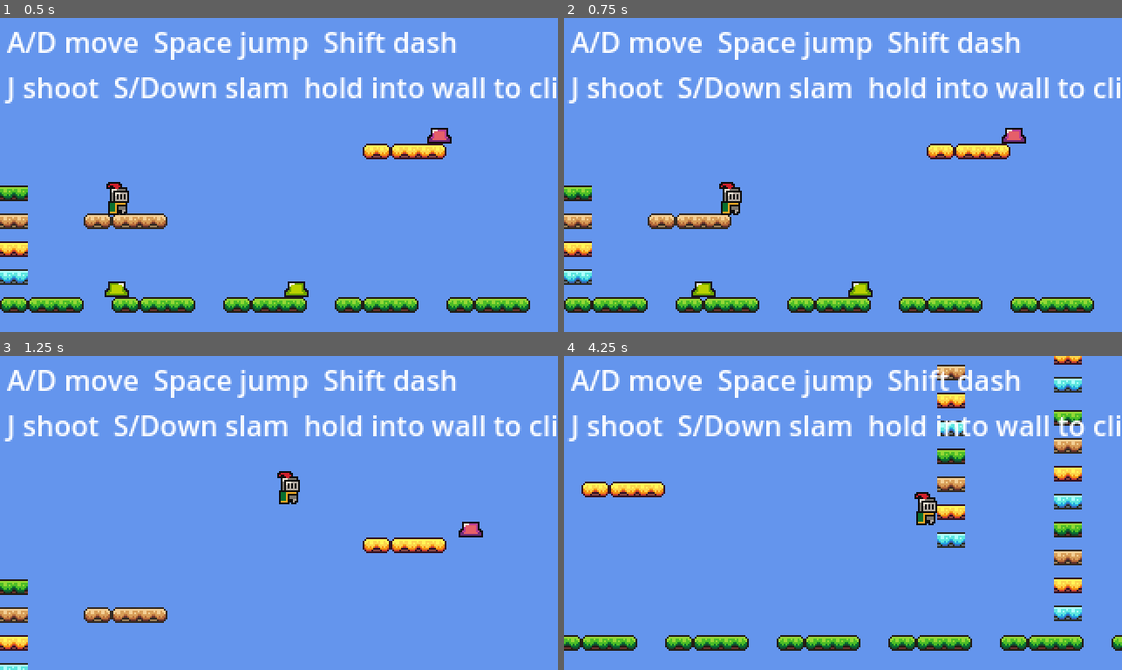
Above: before the commit, frames 1-4 (two rows, left to right).
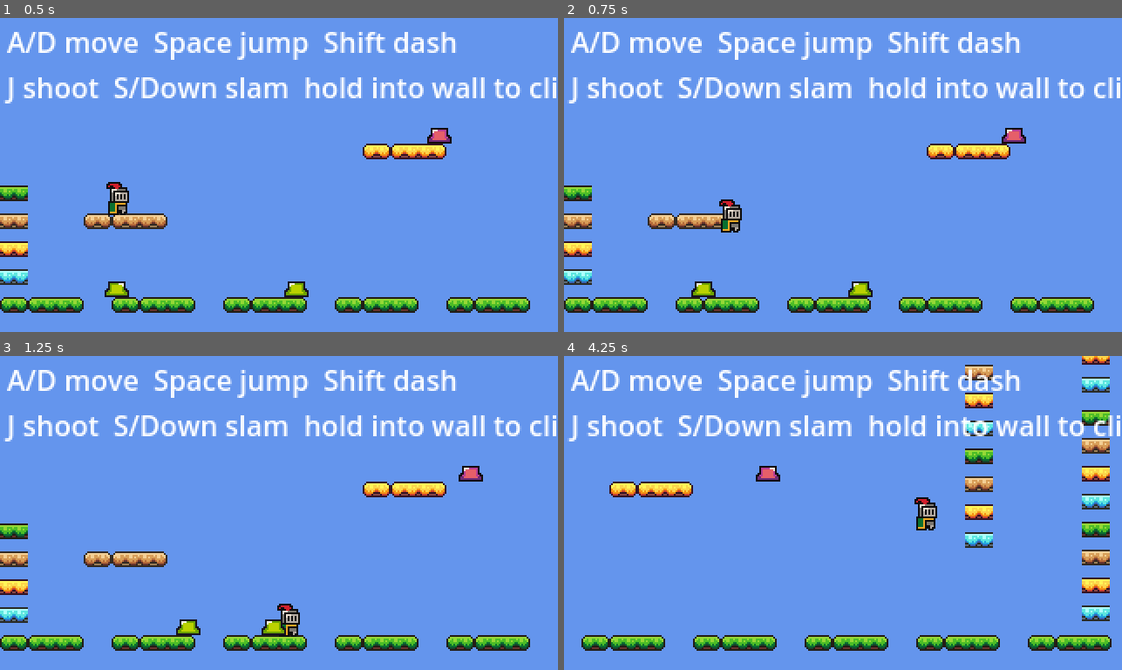
Above: after the commit, the same moments.

Repository: SolutionsByCarson/ScratchPad
Game: Godot game, scene res://scenes/main.tscn
The game is run twice, just before and just after one commit, with the same random seed, the same clock (stepped at 60 frames per second) and the same inputs.
Inputs:
- Up to frame 1 (0.5 s): no input
- Up to frame 2 (0.75 s): hold D (move_right) from 0.53 s (still down); tap S (slam) at 0.6 s
- Up to frame 3 (1.25 s): keep holding D (move_right); tap Space (jump) at 0.77 s
- Up to frame 4 (4.25 s): tap Shift (dash) at 1.35 s; tap Space (jump) at 1.52, 3.02, 3.77 s; tap S (slam) at 1.55, 2.3, 2.85, 3.6 s; release D (move_right) at 2.03 s; hold A (move_left) 2.03-2.78 s; tap J (shoot) at 2.1 s; hold D (move_right) from 2.78 s (still down)

Frame 1 is identical in both runs. In frame 2, 0.5% of the frame differs, in the area x 27-32%, y 52-69%; in frame 3, 8.7%; in frame 4, 12%, in the area x 0-100%, y 0-94%.

Commit message:
One-way platforms: jump up through, drop through with Down
Floating platforms (Platform1/2/4/5/6/7) now have one_way_collision=true
on their CollisionShape2D, so:
  - jumping upward passes through them
  - falling downward lands on them
  - they support standing/walking normally

Floor and walls keep one_way_collision=false (default), so the ground
remains solid and walls still block from both sides.

To drop through a platform you're standing on, press Down or S. The
player nudges 2px down past the one-way collision boundary; gravity
takes over and they fall through. Slam still triggers normally on
just-pressed-while-airborne, so dropping through then re-pressing
Down chains a slam in mid-air.

Detection is via _is_on_one_way_platform(): walks slide collisions for
floor-normal contacts (n.y < -0.7) and checks if the collider's
CollisionShape2D has one_way_collision set.

Co-Authored-By: Claude Opus 4.7 (1M context) <noreply@anthropic.com>

Diff:
--- a/scenes/main.tscn
+++ b/scenes/main.tscn
@@ -169,6 +169,7 @@
 [node name="CollisionShape2D" type="CollisionShape2D" parent="Platform1"]
 position = Vector2(-7.5, -3)
 shape = SubResource("RectangleShape2D_platform")
+one_way_collision = true
 
 [node name="Sprite2D" type="Sprite2D" parent="Platform1"]
 texture = ExtResource("2_platforms")
@@ -181,6 +182,7 @@
 [node name="CollisionShape2D" type="CollisionShape2D" parent="Platform2"]
 position = Vector2(-8, -3)
 shape = SubResource("RectangleShape2D_platform")
+one_way_collision = true
 
 [node name="Sprite2D" type="Sprite2D" parent="Platform2"]
 texture = ExtResource("2_platforms")
@@ -193,6 +195,7 @@
 [node name="CollisionShape2D" type="CollisionShape2D" parent="Platform4"]
 position = Vector2(-8.5, -3)
 shape = SubResource("RectangleShape2D_platform")
+one_way_collision = true
 
 [node name="Sprite2D" type="Sprite2D" parent="Platform4"]
 texture = ExtResource("2_platforms")
@@ -205,6 +208,7 @@
 [node name="CollisionShape2D" type="CollisionShape2D" parent="Platform5"]
 position = Vector2(16, -3.5)
 shape = SubResource("RectangleShape2D_platform")
+one_way_collision = true
 
 [node name="Sprite2D" type="Sprite2D" parent="Platform5"]
 texture = ExtResource("2_platforms")
@@ -223,6 +227,7 @@
 [node name="CollisionShape2D" type="CollisionShape2D" parent="Platform6"]
 position = Vector2(-8.125, -3)
 shape = SubResource("RectangleShape2D_platform")
+one_way_collision = true
 
 [node name="Sprite2D" type="Sprite2D" parent="Platform6"]
 texture = ExtResource("2_platforms")
@@ -235,6 +240,7 @@
 [node name="CollisionShape2D" type="CollisionShape2D" parent="Platform7"]
 position = Vector2(-8.25, -3.5)
 shape = SubResource("RectangleShape2D_platform")
+one_way_collision = true
 
 [node name="Sprite2D" type="Sprite2D" parent="Platform7"]
 texture = ExtResource("2_platforms")
--- a/scripts/player.gd
+++ b/scripts/player.gd
@@ -81,6 +81,9 @@
 		move_and_slide()
 		_update_floor_tracking()
 		return
+
+	if is_on_floor() and Input.is_action_just_pressed("slam") and _is_on_one_way_platform():
+		global_position.y += 2.0
 
 	if not is_on_floor() and not _slamming and Input.is_action_just_pressed("slam"):
 		_slamming = true
@@ -266,6 +269,26 @@
 	return result
 
 
+func _is_on_one_way_platform() -> bool:
+	for i in range(get_slide_collision_count()):
+		var collision := get_slide_collision(i)
+		var n: Vector2 = collision.get_normal()
+		if n.y > -0.7:
+			continue
+		var collider: Object = collision.get_collider()
+		if collider == null:
+			continue
+		var collider_node: Node = collider as Node
+		if collider_node == null:
+			continue
+		for child in collider_node.get_children():
+			if child is CollisionShape2D:
+				var cs: CollisionShape2D = child
+				if cs.one_way_collision:
+					return true
+	return false
+
+
 func _shape_info(node: Node) -> Dictionary:
 	var info := {"size_x": 0.0, "size_y": 0.0, "top_y": INF}
 	for child in node.get_children():
